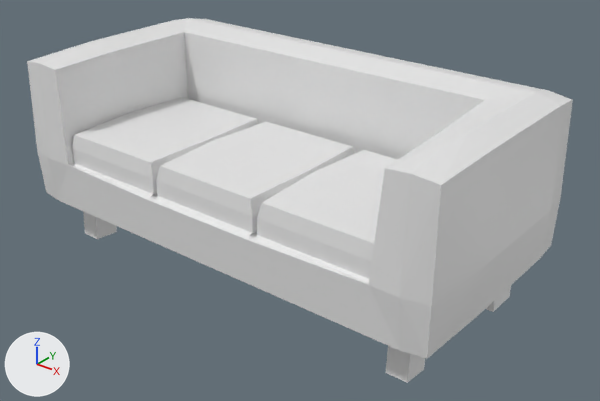
The FBX model Assets/Modelos 3D/Inferno/Sofá.fbx as it was, and as the next commit left it.
Before and after are seen from a 50 mm camera at (2.76, -3.29, 2.5) aimed at (0.12, 0.01, 0.46). The axes (+X, +Y, +Z) are drawn at lower left. The lights are the same throughout.

Before the edit, the objects in view are built like this:
```python
me_plane_001 = bpy.data.meshes.new('Plane.001')
me_plane_001.from_pydata(...)  # 202 vertices, 400 faces; spans x -1.38..1.38, y -0.69..0.69, z 0.02..1.2
ob_sofa = bpy.data.objects.new('Sofa', me_plane_001)
ob_sofa.location = (0.0, 0.0, 0.0)
```
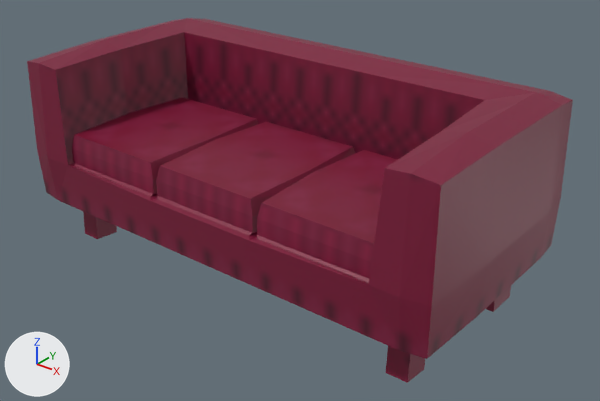
Where the newer file only moved an object's origin or applied its transform, the numbers keep the older frame.

Diff of the bpy script that builds the scene:
```diff
--- a/Assets/Modelos 3D/Inferno/Sofá.fbx.py
+++ b/Assets/Modelos 3D/Inferno/Sofá.fbx.py
@@ img_sofá_png @@
+img_sofá_png = load_image('sofá.png', '_unpacked/sof_.png', 100, 100, 'sRGB')
@@ mat_sofa @@
+mat_sofa = principled_material('Sofa')
+mat_sofa.texture = img_sofá_png  # with its transparency
@@ me_plane_001 @@
 me_plane_001.from_pydata(...)  # 202 vertices, 400 faces; spans x -1.38..1.38, y -0.69..0.69, z 0.02..1.2
+me_plane_001.materials.append(mat_sofa)  # picture img_sofá_png
```

Where the change shows, as pixel boxes [x1, y1, x2, y2] in the pictures (600 x 401 px):
'Sofa', recoloured (white to red)
    both: [27, 18, 573, 383]
